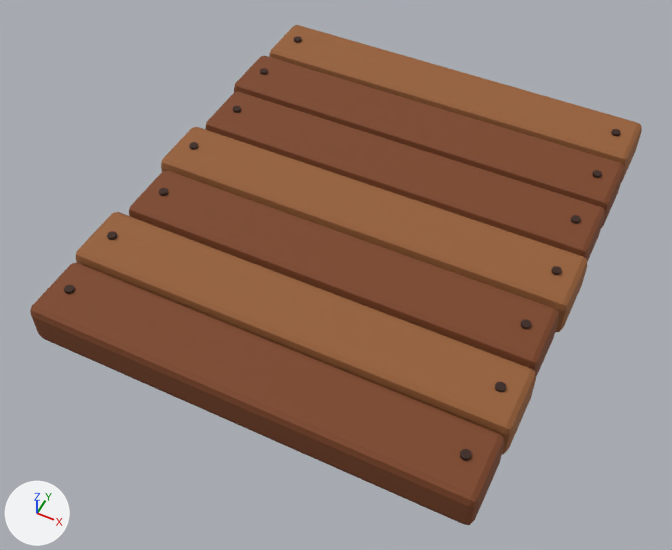
The Blender file assets/game-assets/WoodenWalkway.blend: old version first, new version second.
The view is the same before and after, from a camera (50 mm lens) standing at (0.532, -1.186, 1.342) and looking at (-0.014, -0.095, -0.022). Arrows for +X, +Y and +Z are at lower left; the lights stay in place. The older version comes first.

In view in the first picture: 'WoodenWalkway_Pegs', 'WoodenWalkway_PlanksLight', 'WoodenWalkway_PlanksWarm'.
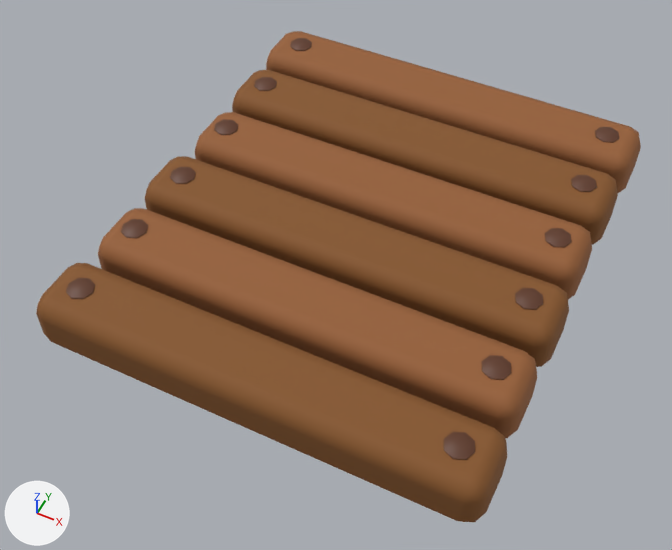
Location of each change, [x1, y1, x2, y2] in pixels of the pictures (672 x 550 px; the box of a moved part takes in the faces that stretch with it):
'WoodenWalkway_PlanksWarm', reshaped: before [30, 56, 624, 525]; after [36, 70, 618, 522]
'WoodenWalkway_PlanksLight', reshaped: before [76, 25, 642, 454]; after [98, 31, 641, 438]
'WoodenWalkway_Pegs', reshaped: before [64, 36, 621, 461]; after [66, 38, 619, 460]
part 1 of me_cube, rebuilt: before [30, 263, 504, 525]; after [36, 263, 507, 522]
part 2 of me_cube, rebuilt: before [129, 170, 559, 377]; after [145, 156, 569, 367]
part 3 of me_cube, rebuilt: before [205, 92, 605, 262]; after [232, 70, 618, 245]
part 4 of me_cube, deleted (brown): before [234, 56, 624, 228]
part 6 of me_cylinder, moved or reshaped: before [64, 36, 301, 294]; after [66, 38, 312, 299]
part 7 of me_cylinder, moved or reshaped: before [460, 129, 621, 461]; after [444, 127, 619, 460]
part 9 of me_cube_001, rebuilt: before [76, 212, 536, 454]; after [98, 208, 537, 438]
part 10 of me_cube_001, rebuilt (7% narrower, 8% shorter): before [161, 127, 587, 332]; after [195, 112, 592, 300]
part 11 of me_cube_001, rebuilt: before [269, 25, 642, 183]; after [266, 31, 641, 193]

The edits, one by one:
me_cube is used by ob_woodenwalkway_plankswarm; location (0.0, 0.0, 0.0).
me_cube had 224 vertices, 216 faces and spanned x -0.429..0.421, y -0.496..0.353, z 0.0..0.09.
me_cube now has 120 vertices, 99 faces and spans x -0.43..0.43, y -0.489..0.322, z 0.0..0.09.
me_cube part 1: the loose piece of 56 vertices spanning x -0.42..0.42, y -0.496..-0.361, z 0.0..0.09 is rebuilt with 40 vertices and now spans x -0.43..0.43, y -0.489..-0.344, z 0.0..0.09.
me_cube part 2: the loose piece of 56 vertices spanning x -0.411..0.419, y -0.21..-0.075, z 0.0..0.09 is rebuilt with 40 vertices and now spans x -0.426..0.428, y -0.156..-0.011, z 0.0..0.09.
me_cube part 3: the loose piece of 56 vertices spanning x -0.414..0.42, y 0.075..0.21, z 0.0..0.09 is rebuilt with 40 vertices and now spans x -0.422..0.426, y 0.178..0.322, z 0.0..0.09.
me_cube part 4: the loose piece of 56 vertices spanning x -0.429..0.421, y 0.218..0.353, z 0.0..0.09 is deleted.
me_cube part 5: the surface is now shaded smooth.
me_cylinder is used by ob_woodenwalkway_pegs; location (0.0, 0.0, 0.0).
me_cylinder had 224 vertices, 140 faces and spanned x -0.396..0.392, y -0.438..0.438, z 0.09..0.096.
me_cylinder now has 300 vertices, 288 faces and spans x -0.386..0.386, y -0.443..0.443, z 0.087..0.098.
me_cylinder part 6: 112 vertices removed from x -0.396..-0.357, y -0.438..0.438, z 0.09..0.096; 150 vertices added at x -0.386..-0.334, y -0.443..0.443, z 0.087..0.098.
me_cylinder part 7: 112 vertices removed from x 0.365..0.392, y -0.438..0.438, z 0.09..0.096; 150 vertices added at x 0.334..0.386, y -0.443..0.443, z 0.087..0.098.
me_cylinder part 8: the surface is now shaded smooth.
me_cube_001 is used by ob_woodenwalkway_plankslight; location (0.0, 0.0, 0.0).
me_cube_001 had 168 vertices, 162 faces and spanned x -0.432..0.428, y -0.353..0.496, z 0.0..0.09.
me_cube_001 now has 120 vertices, 99 faces and spans x -0.43..0.43, y -0.322..0.489, z 0.0..0.09.
me_cube_001 part 9: the loose piece of 56 vertices spanning x -0.431..0.425, y -0.353..-0.218, z 0.0..0.09 is rebuilt with 40 vertices and now spans x -0.418..0.424, y -0.322..-0.178, z 0.0..0.09.
me_cube_001 part 10: the loose piece of 56 vertices spanning x -0.432..0.428, y -0.067..0.067, z 0.0..0.09 is rebuilt with 40 vertices and now spans x -0.414..0.422, y 0.011..0.156, z 0.0..0.09.
me_cube_001 part 11: the loose piece of 56 vertices spanning x -0.42..0.42, y 0.361..0.496, z 0.0..0.09 is rebuilt with 40 vertices and now spans x -0.43..0.43, y 0.344..0.489, z 0.0..0.09.
me_cube_001 part 12: the surface is now shaded smooth.
